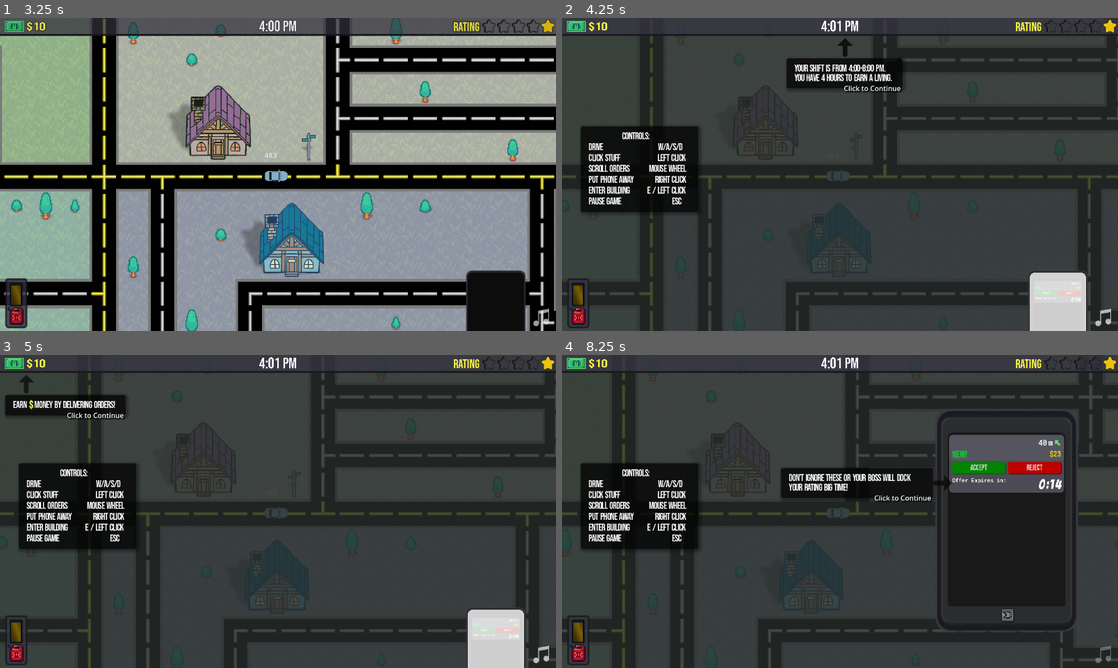
Above: before the commit, frames 1-4 (two rows, left to right).
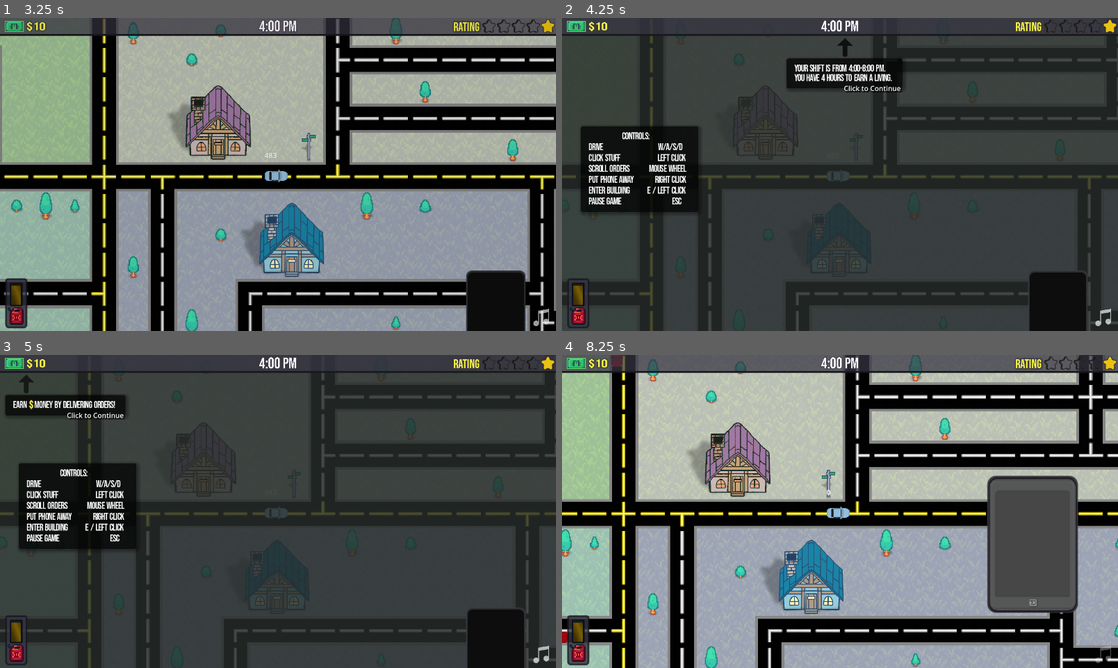
Above: after the commit, the same moments.

Repository: TorqueMcFearson/DeliveryDash
Game: Godot game, scene res://Title_Screen.tscn
Same seed, same stepped clock (60 frames per second), same inputs: the game is played once before the commit and once after it.
Inputs (mouse positions are in pixels of both pictures, inside the frame that each line leads up to):
- Up to frame 1 (3.25 s): tap Enter (ui_accept) at 0.5, 0.77 s; move the mouse to (400, 158) at 0.52 s; hold D (Right) 0.53-1.25 s; hold Space (Honk, bound only after the commit) 0.53-1.25 s; click (400, 158) at 0.67 s; click "Start Game" at 1.25 s; drag from (166, 190) to (250, 237) at 2.02 s; move the mouse to (333, 105) at 2.77 s; hold D (Right) from 2.78 s (still down); hold Space (Honk, bound only after the commit) from 2.78 s (still down)
- Up to frame 2 (4.25 s): release D (Right) at 3.5 s; release Space (Honk, bound only after the commit) at 3.5 s; tap Enter (ui_accept) at 3.5 s; drag from (812, 237) to (673, 127) at 3.52 s
- Up to frame 3 (5 s): tap Enter (ui_accept) at 4.25, 4.52 s; move the mouse to (444, 558) at 4.27 s; hold A (Left) from 4.28 s (still down); hold E (Enter) from 4.28 s (still down); tap Space (Honk, bound only after the commit) at 4.55 s; tap P (pause) at 4.9 s
- Up to frame 4 (8.25 s): release A (Left) at 5 s; release E (Enter) at 5 s; tap Enter (ui_accept) at 5, 6.5, 7.25 s; drag from (673, 464) to (840, 514) at 5.02 s; click (1101, 655) at 5.75 s; move the mouse to (867, 511) at 6.52 s; hold S (Down) 6.53-7.25 s; hold Space (Honk, bound only after the commit) 6.53-7.25 s; click (867, 511) at 6.67 s; drag from (756, 433) to (728, 527) at 7.27 s; click (1056, 649) at 8.02 s

Frame 1 is identical in both runs. In frame 2, 1.9% of the frame differs, in the area x 49-95%, y 0-100%; in frame 3, 1.9%; in frame 4, 93%, in the area x 0-100%, y 0-100%.
Error before the commit: Invalid access to property or key 'name' on a base object of type 'Nil'. (res://Scripts/order.gd:83)

Commit message:
Horn fixes
 - will append notes on next commit

Diff:
--- a/Scripts/4 AM.gd
+++ b/Scripts/4 AM.gd
@@ -176,5 +176,5 @@
 	tween.tween_callback(func(): music_player.stream = load("res://SFX/echo-flux-258965.mp3");music_player.play())
 	tween.tween_property($Music,"volume_db",-14,1)
 	UI.player_map_position = UI.PLAYER_HOME_SPAWN
-	await UI.fade_out(1.5,get_tree().change_scene_to_packed.bind(CITY_SCENE))
+	UI.fade_out(1.5,get_tree().change_scene_to_packed.bind(CITY_SCENE))
 	get_tree().create_timer(1).timeout.connect(UI.unpause_timers)
--- a/Scripts/PlayerCar.gd
+++ b/Scripts/PlayerCar.gd
@@ -26,10 +26,12 @@
 const ROAD_DIR = ["Horz","Vert","Both"]
 const arrow_off_min = 160**2
 const arrow_on_min = 200**2
+const HORN_COOLDOWN = 3
 
 	##Preset Variables
 @export_range(0.0,2000.0,10.0) var MAX_SPEED_DEFAULT :float #450
 @onready var MAX_SPEED :float = MAX_SPEED_DEFAULT
+
 ########################################
 ## Variables & Enums
 ####################
@@ -43,6 +45,7 @@
 var state : STATE = STATE.ACTIVE
 var sound_velocity :float = 0
 var bumped:bool=false
+var car_horn = UI.car_horn
 
 
 ########################################
@@ -54,9 +57,11 @@
 
 
 func _unhandled_key_input(event: InputEvent) -> void:
-	if event is InputEventKey:
-		if event.pressed and event.keycode == KEY_SPACE:
-			blast_horn()
+	if car_horn:
+		if event is InputEventKey:
+			if event.is_action_pressed("Honk"):
+				blast_horn()
+				cooldown_horn()
 
 func _physics_process(delta: float) -> void:
 	render_arrow()
@@ -213,6 +218,20 @@
 	if UI.gas == 0:
 		respawn() # Replace with function body.
 
+
+func cooldown_horn():
+	car_horn = false
+	var timer = get_tree().create_timer(HORN_COOLDOWN)
+	timer.timeout.connect(func():print("DOES THIS WORK?");re_activate_horn())
+
+
+
+
+
+func re_activate_horn():
+	print("COOLDOWN REFRESHED")
+	car_horn = true
+
 func blast_horn():
 	$Horn.play()
 	var blast_zone = generate_blast_radius()
--- a/Scripts/Title_UI.gd
+++ b/Scripts/Title_UI.gd
@@ -25,7 +25,7 @@
 		button.disabled = true
 	if UI.day_over:return
 	UI.fade_out(1,get_tree().change_scene_to_packed.bind(CITY),.25)
-	get_tree().create_timer(1).timeout.connect(UI.unpause_timers)
+	get_tree().create_timer(4).timeout.connect(UI.unpause_timers)
 
 
 func _on_options_pressed() -> void:
--- a/Scripts/UI.gd
+++ b/Scripts/UI.gd
@@ -164,7 +164,6 @@
 		return fuel_rate * UI.fuel_consume_modifier
 var debug_dictionary := {"Fuel Spend": 0,}
 var gas_label_pos = Vector2(-14,-151)
-var upgrades = {}
 
 
 func _ready() -> void:
--- a/UI.tscn
+++ b/UI.tscn
@@ -200,6 +200,7 @@
 
 [node name="UI_Layer" type="CanvasLayer"]
 script = ExtResource("1_fpkyk")
+car_horn = true
 
 [node name="Pause Dimmer" type="Panel" parent="."]
 visible = false
--- a/UpgradeManager.gd
+++ b/UpgradeManager.gd
@@ -58,7 +58,6 @@
 		upgrade.init(upgrade_data[upgrade.name])
 		upgrade.purchase.connect(upgrade_data[upgrade.name]["callback"])
 	update()
-	print("-%d%% this is for testing purposes" % [5])
 	pass # Replace with function body.
 
 
@@ -86,7 +85,6 @@
 	$"Options Menu/Cash/L_Cash".text = "$" + str(UI.cash)
 
 func upgrade_bumper(price):
-	print("fired upgrade_bumper")
 	var upgrade = "Strong Bumpers"
 	process_payment(price)
 	process_upgrade(upgrade)
@@ -95,7 +93,6 @@
 
 
 func upgrade_engine(price):
-	print("fired upgrade_engine")
 	process_payment(price)
 	var upgrade = "TuroCharge Engine"
 	process_upgrade(upgrade)
@@ -103,7 +100,6 @@
 	update()
 
 func upgrade_fuel_eff(price):
-	print("fired upgrade_fuel_eff")
 	process_payment(price)
 	var upgrade = "Fuel Efficiency"
 	process_upgrade(upgrade)
@@ -111,7 +107,6 @@
 	update()
 
 func upgrade_fuel_tank(price):
-	print("fired upgrade_fuel_tank")
 	process_payment(price)
 	var upgrade = "Fuel Tank Size"
 	process_upgrade(upgrade)
@@ -119,26 +114,23 @@
 	update()
 
 func upgrade_car_horn(price):
-	print("fired upgrade_car_horn")
+	UI.car_horn = true
+	var upgrade = "Car Horn"
 	process_payment(price)
-	var upgrade = "Car Horn"
 	process_upgrade(upgrade)
-	UI.car_horn = true
 	update()
 
 func process_upgrade(upgrade):
 	UI.upgrade_levels[upgrade] += 1
-	var level = UI.upgrade_levels[upgrade]
 
 func process_modifer(upgrade,modifier):
 	var level = UI.upgrade_levels[upgrade]
 	if modifier is Array:
-		for n in range(len(modifier)):
-			UI.set(modifier[n],1.0+(upgrade_data[upgrade]["stats"][level-1][n]/100.00))
-			prints("NEW MODIFIER",upgrade,UI.get(modifier[n]))
+		for idx in range(len(modifier)):
+			var stat_data = (upgrade_data[upgrade]["stats"][level-1][idx]/100.00)
+			UI.set(modifier[idx],1.0+stat_data)
 	else:
 		UI.set(modifier,1.0+(upgrade_data[upgrade]["stats"][level-1]/100.00))
-		prints("NEW MODIFIER",upgrade,UI.get(modifier))
 
 func process_payment(price):
 	UI.cash -= price
--- a/project.godot
+++ b/project.godot
@@ -82,6 +82,11 @@
 , Object(InputEventKey,"resource_local_to_scene":false,"resource_name":"","device":-1,"window_id":0,"alt_pressed":false …(186 unchanged characters)…
 ]
 }
+Honk={
+"deadzone": 0.5,
+"events": [Object(InputEventKey,"resource_local_to_scene":false,"resource_name":"","device":-1,"window_id":0,"alt_pressed":false,"shift_pressed":false,"ctrl_pressed":false,"meta_pressed":false,"pressed":false,"keycode":0,"physical_keycode":32,"key_label":0,"unicode":32,"location":0,"echo":false,"script":null)
+]
+}
 
 [layer_names]
 
Not shown, changed: log.txt
